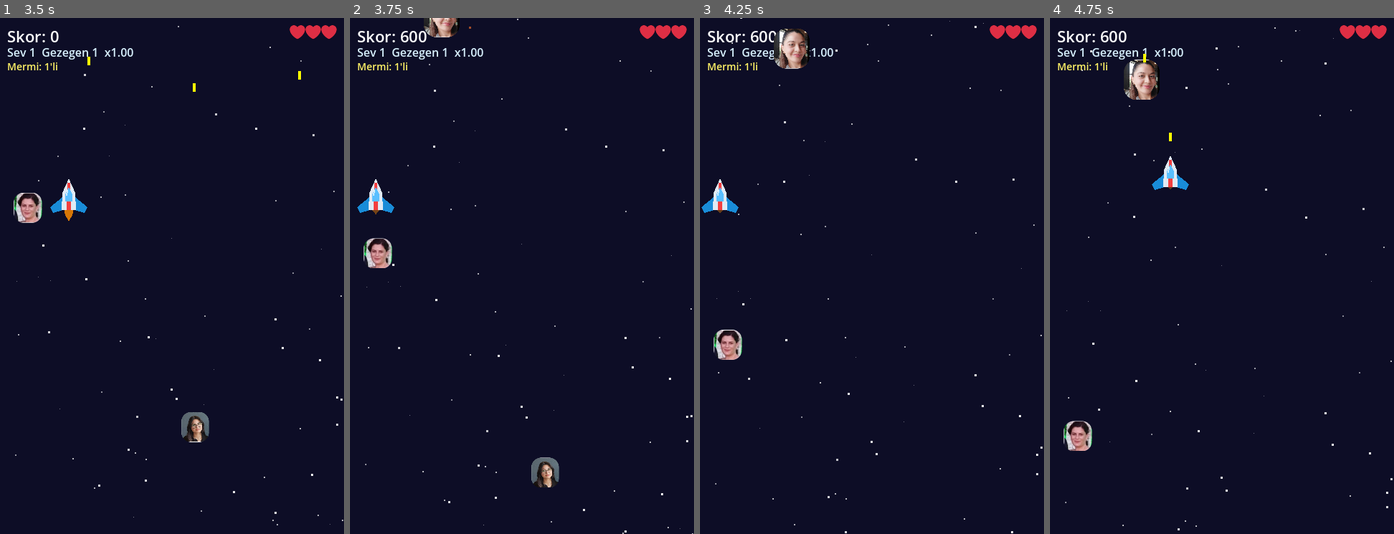
Above: before the commit, frames 1-4 (left to right).
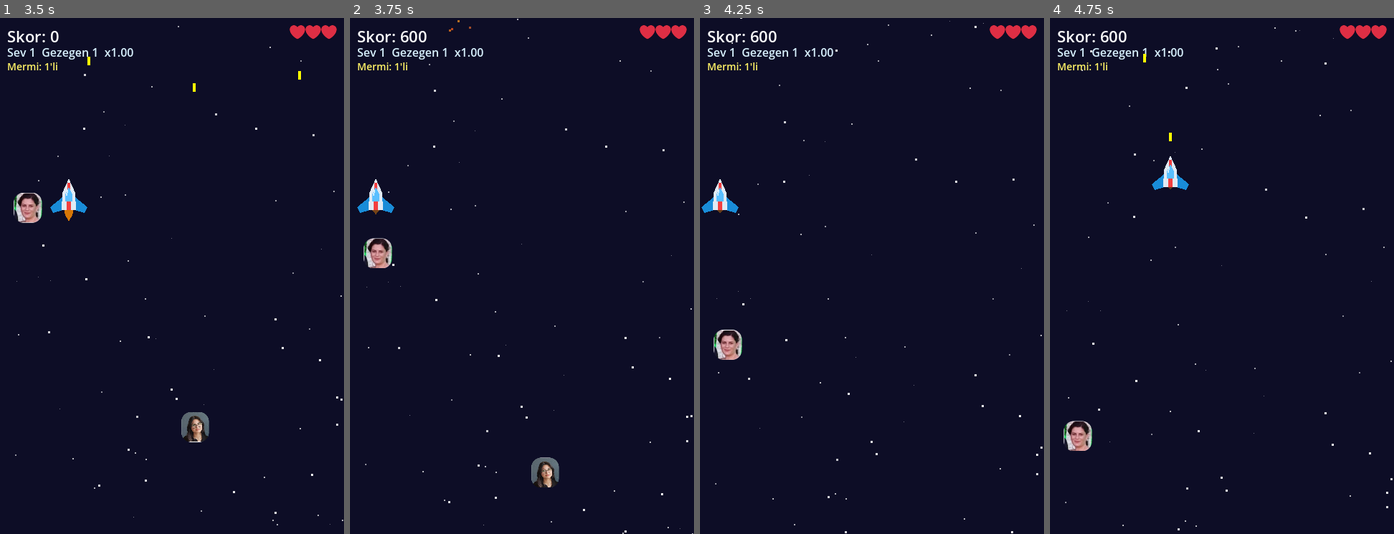
Above: after the commit, the same moments.

Repository: RmznBDY/uzay-atis-oyunu
Game: Godot game, scene res://main.tscn
Same seed, same stepped clock (60 frames per second), same inputs: the game is played once before the commit and once after it.
Inputs (mouse positions are in pixels of both pictures, inside the frame that each line leads up to):
- Up to frame 1 (3.5 s): tap Enter (ui_accept) at 0.5, 0.77 s; move the mouse to (247, 250) at 0.52 s; hold Right (ui_right) 0.53-1.25 s; click (247, 250) at 0.67 s; drag from (103, 301) to (154, 379) at 1.27 s; move the mouse to (206, 162) at 2.02 s; hold Right (ui_right) 2.03-2.75 s; drag from (154, 379) to (68, 198) at 2.77 s
- Up to frame 2 (3.75 s): move the mouse to (625, 353) at 3.52 s; hold Left (ui_left) from 3.53 s (still down)
- Up to frame 3 (4.25 s): keep holding Left (ui_left); tap Enter (ui_accept) at 3.77 s
- Up to frame 4 (4.75 s): release Left (ui_left) at 4.25 s; drag from (1118, 198) to (1170, 147) at 4.27 s

Frame 1 is identical in both runs. In frame 2, 0.3% of the frame differs, in the area x 21-32%, y 0-4%; in frame 3, 0.7%, in the area x 21-32%, y 2-10%; in frame 4, 0.7%.

Commit message:
Vurulan dusman aninda kaybolsun (foto dusme animasyonu kaldirildi)
Co-Authored-By: Claude Opus 4.7 (1M context) <noreply@anthropic.com>

Diff:
--- a/main.gd
+++ b/main.gd
@@ -283,9 +283,7 @@
 		if enemy_hit:
 			_spawn_explosion(enemy.position, Color(1.0, 0.5, 0.0))
 			var stored_score: int = enemy.get_meta("score", DEFAULT_ENEMY_SCORE)
-			var stored_tex = enemy.get_meta("photo_texture", null)
 			var is_life_bonus: bool = enemy.get_meta("is_life_bonus", false)
-			_spawn_trophy(enemy.position, stored_tex)
 			_spawn_score_popup(enemy.position, stored_score)
 			if is_life_bonus:
 				lives += 1
